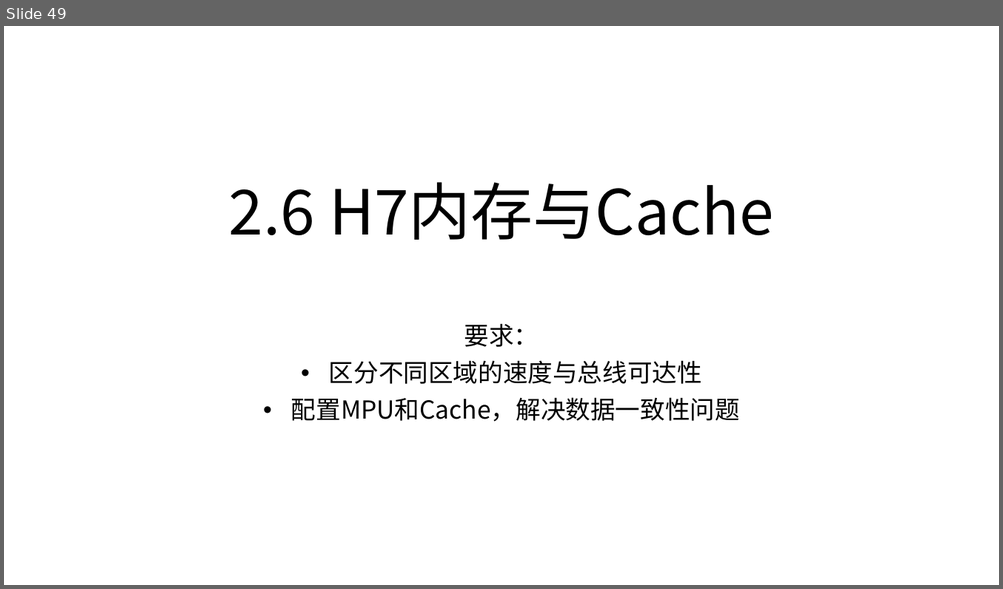
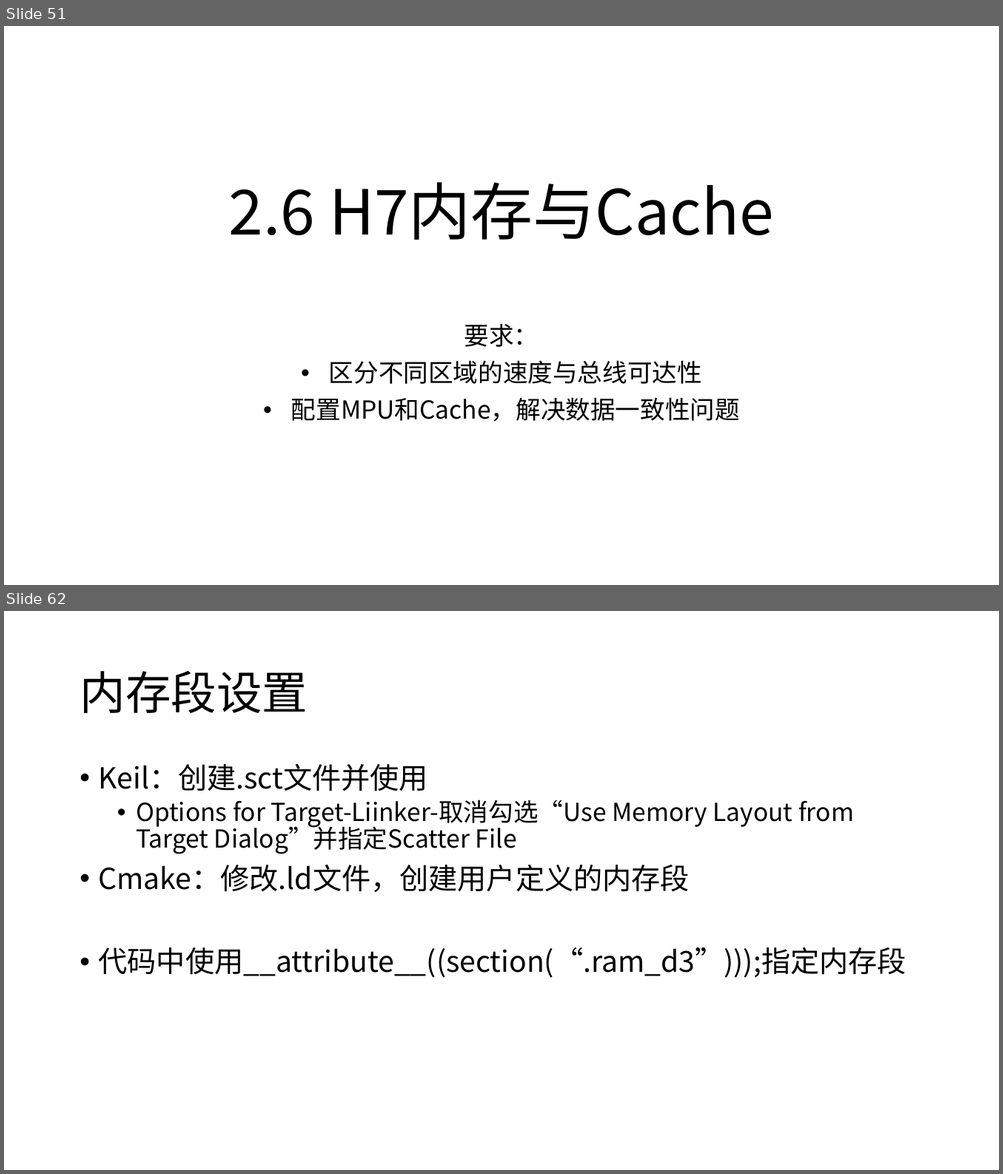
Before and after one commit to JLU-Robomaster-Embedded/embedded_tutorial, a slide deck: 2_STM32基本功能.pptx. Shown one above the other, each under a label of ours: slide 49 before the commit, slides 51 and 62 after it; the slides between them are not shown. The pictures are 1003x589 and 1003x1174 pixels, drawn with LibreOffice and Linux fonts; fonts in the diff are those of the drawing. Boxes give left, top, right and bottom in pixels: in the first picture for what was removed or moved away, otherwise in the second. Text is boxed around its words. In the diff, an @@ line names an element or a change of style, - is before the commit and + after.

```diff
--- a/2_STM32基本功能.pptx
+++ b/2_STM32基本功能.pptx
@@ slide 62 added at (4, 611, 999, 1170), background #FFFFFF @@
@@ title added at (79, 671, 307, 713), 44 pt, text #000000 @@
+内存段设置
@@ text added at (99, 764, 906, 978), 28 pt, text #000000 @@
+• Keil：创建.sct文件并使用
+  • Options for Target-Liinker-取消勾选“Use Memory Layout from Target Dialog”并指定Scatter File
+• Cmake：修改.ld文件，创建用户定义的内存段
+• 代码中使用__attribute__((section(“.ram_d3”)));指定内存段
@@ what was slide 49 is now slide 51 @@
```
Also in this commit, not shown: 2 slides changed, 14 other slides added.
